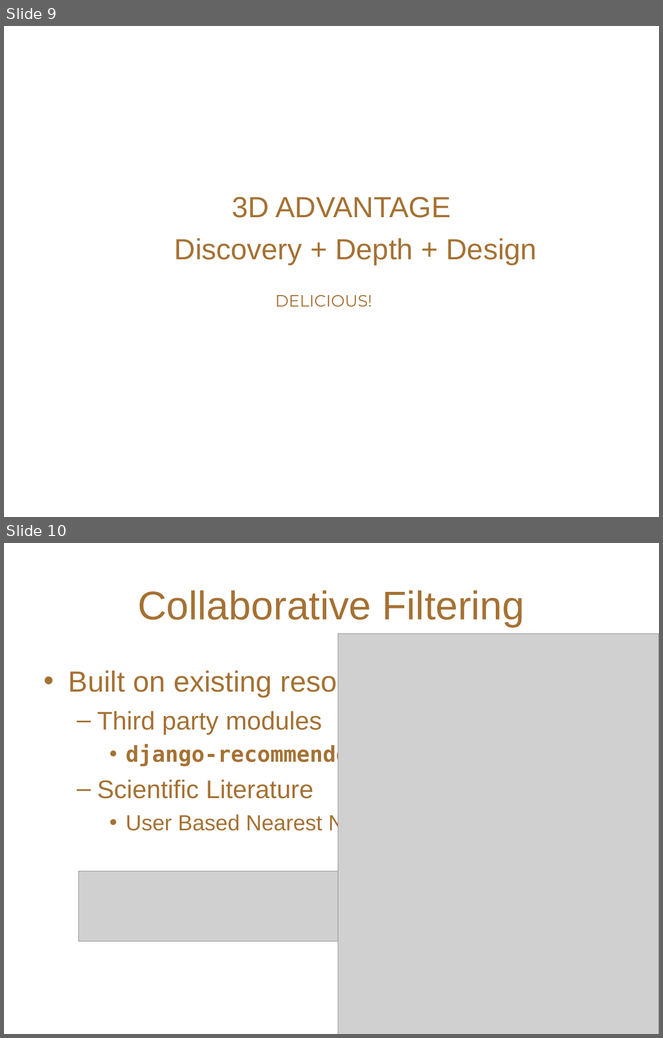
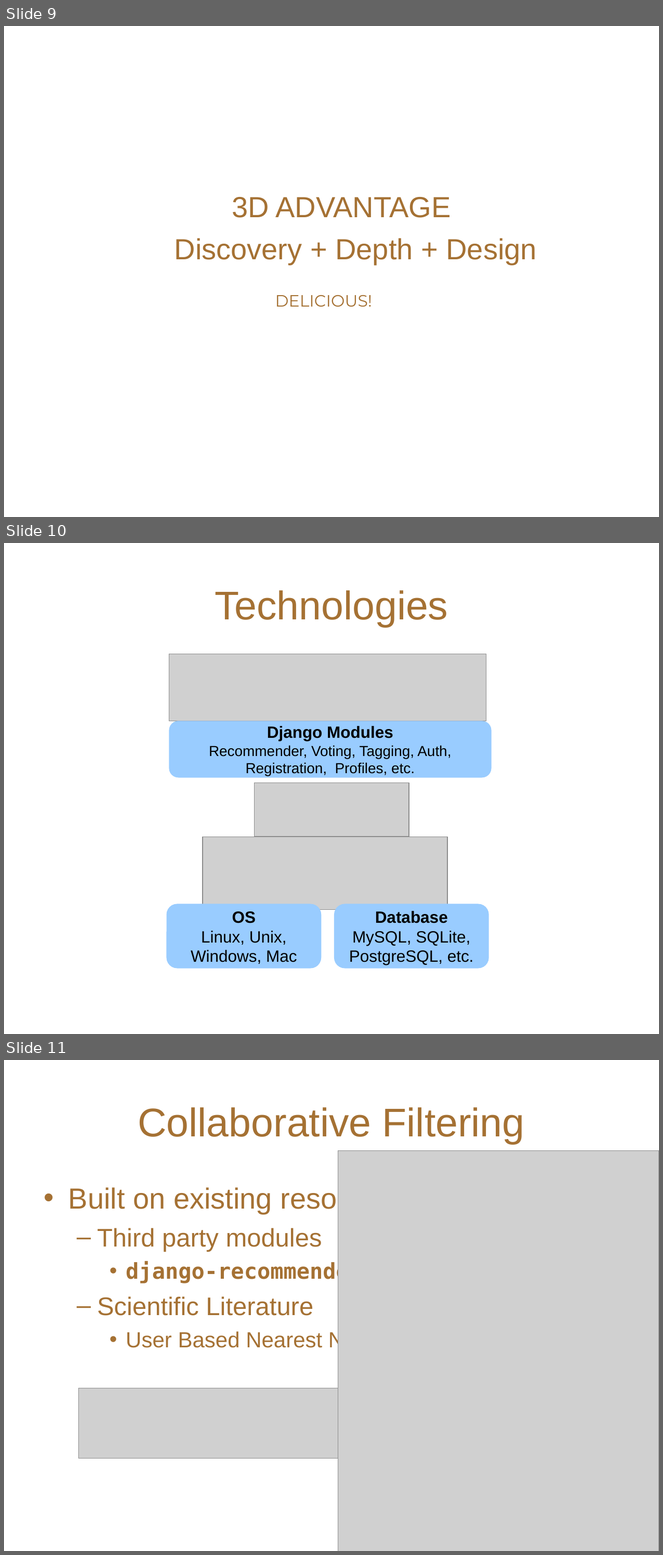
Before and after one commit to NabeelaMSIT/digichef, a slide deck: digichef/presentation/pres.ppt. Shown one above the other, each under a label of ours: slides 9 and 10 before the commit, slides 9, 10 and 11 after it. The pictures are 663x1038 and 663x1555 pixels, drawn with LibreOffice and Linux fonts; fonts in the diff are those of the drawing; grey boxes stand for pictures; background and template pictures are left out. Boxes give left, top, right and bottom in pixels: in the first picture for what was removed or moved away, otherwise in the second. Text is boxed around its words. In the diff, an @@ line names an element or a change of style, - is before the commit and + after.

```diff
--- a/digichef/presentation/pres.ppt
+++ b/digichef/presentation/pres.ppt
@@ slide 10 added at bbox=[4, 543, 659, 1034], background picture (left out) @@
@@ title added at bbox=[215, 590, 448, 627], 44 pt, text #A57133 @@
+Technologies
@@ picture added at bbox=[169, 654, 486, 721] @@
@@ rounded rectangle added at bbox=[169, 721, 491, 778], fill #99CCFF, 16 pt, text #000000 @@
+Django Modules
+Recommender, Voting, Tagging, Auth, Registration, Profiles, etc.
@@ picture added at bbox=[254, 783, 409, 836] @@
@@ picture added at bbox=[203, 837, 448, 910] @@
@@ rounded rectangle added at bbox=[166, 904, 321, 968], fill #99CCFF, 18 pt, text #000000 @@
+OS
+Linux, Unix, Windows, Mac
@@ rounded rectangle added at bbox=[334, 904, 489, 968], fill #99CCFF, 18 pt, text #000000 @@
+Database
+MySQL, SQLite, PostgreSQL, etc.
@@ what was slide 10 is now slide 11 @@
```
